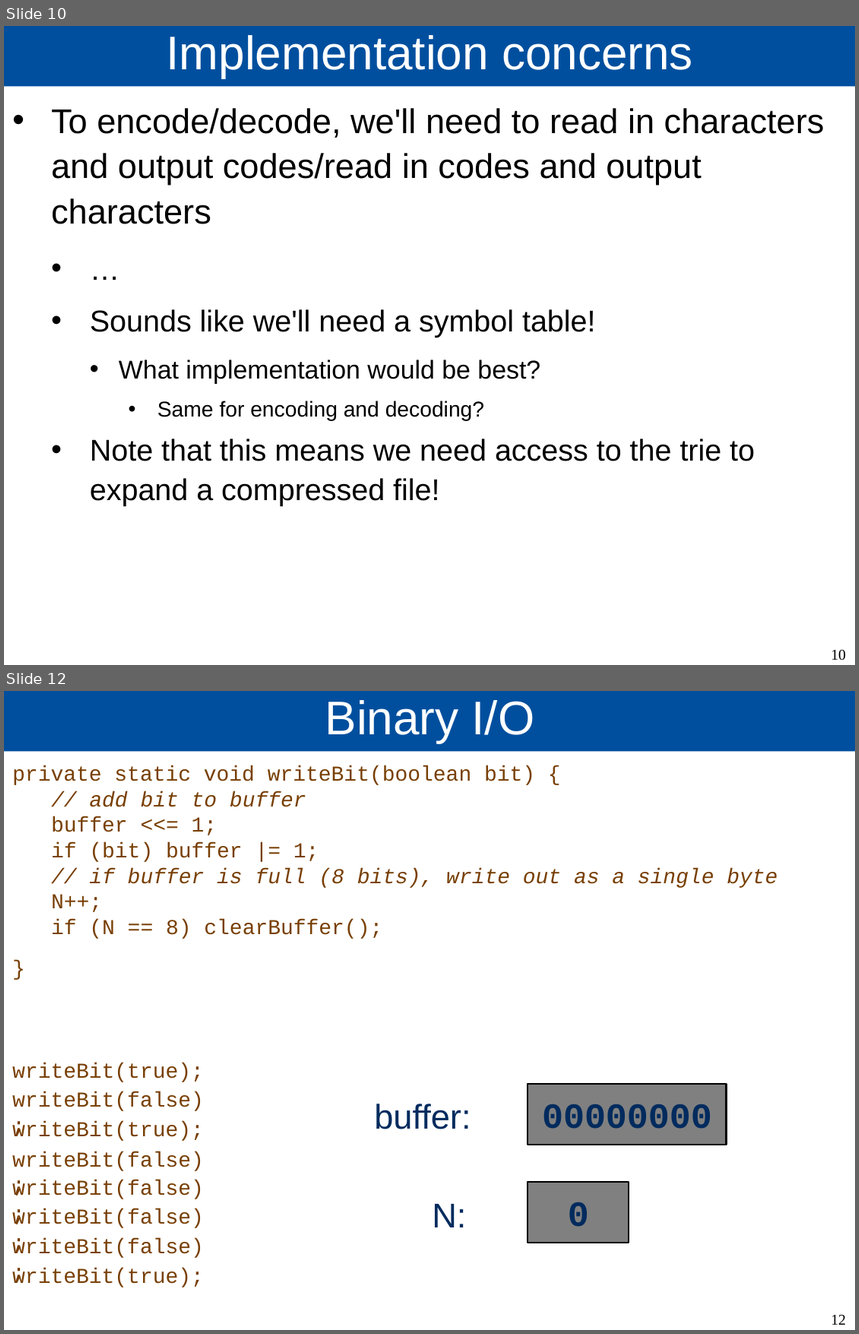
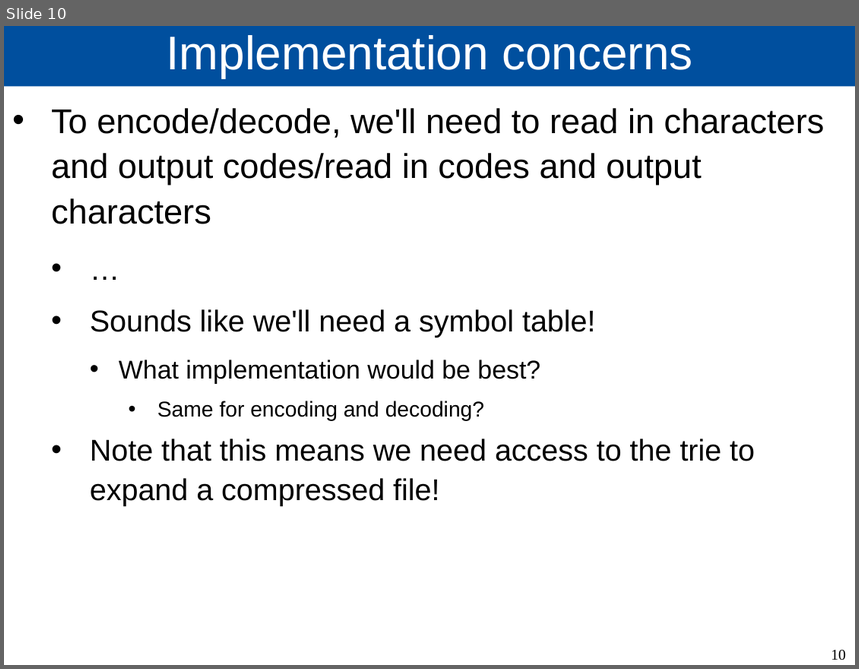
Before and after one commit to cs1501-2224/handouts, a slide deck: DraftSlides/Lecture11.pptx. Shown one above the other, each under a label of ours: slides 10 and 12 before the commit, slide 10 after it; the slides between them are not shown. The pictures are 859x1334 and 859x669 pixels, drawn with LibreOffice and Linux fonts; fonts in the diff are those of the drawing. Boxes give left, top, right and bottom in pixels: in the first picture for what was removed or moved away, otherwise in the second. Text is boxed around its words. In the diff, an @@ line names an element or a change of style, - is before the commit and + after.

```diff
--- a/DraftSlides/Lecture11.pptx
+++ b/DraftSlides/Lecture11.pptx
@@ slide 12 removed at (x1=4, y1=691, x2=855, y2=1330), background #FFFFFF @@
@@ title removed at (x1=4, y1=691, x2=855, y2=752) @@
-Binary I/O
@@ text removed at (x1=12, y1=765, x2=778, y2=939) @@
-private static void writeBit(boolean bit) {
-// add bit to buffer
-buffer <<= 1;
-if (bit) buffer |= 1;
-// if buffer is full (8 bits), write out as a single byte
-N++;
-if (N == 8) clearBuffer();
-}
@@ text removed at (x1=12, y1=1063, x2=204, y2=1082) @@
-writeBit(true);
@@ text removed at (x1=12, y1=1092, x2=204, y2=1111) @@
-writeBit(false);
@@ rectangle removed at (x1=528, y1=1083, x2=726, y2=1145) @@
-00000000
@@ text removed at (x1=12, y1=1122, x2=204, y2=1141) @@
-writeBit(true);
@@ text removed at (x1=374, y1=1104, x2=471, y2=1130) @@
-buffer:
@@ text removed at (x1=12, y1=1152, x2=204, y2=1171) @@
-writeBit(false);
@@ text removed at (x1=12, y1=1180, x2=204, y2=1199) @@
-writeBit(false);
@@ rectangle removed at (x1=528, y1=1181, x2=629, y2=1243) @@
-0
@@ text removed at (x1=12, y1=1209, x2=204, y2=1228) @@
-writeBit(false);
@@ text removed at (x1=432, y1=1204, x2=466, y2=1228) @@
-N:
@@ text removed at (x1=12, y1=1238, x2=204, y2=1258) @@
-writeBit(false);
@@ text removed at (x1=12, y1=1269, x2=204, y2=1288) @@
-writeBit(true);
@@ page number removed at (x1=831, y1=1315, x2=846, y2=1325) @@
-12
```
Also in this commit, not shown: 1 slide changed, 14 other slides removed, 3 other files.
